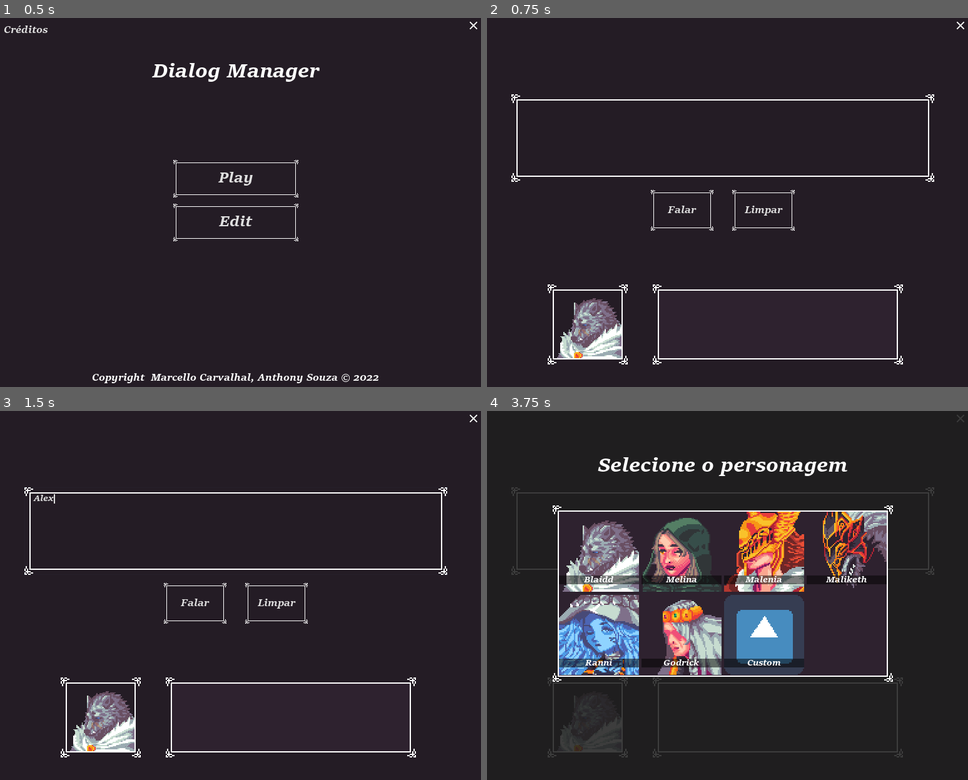
Above: before the commit, frames 1-4 (two rows, left to right).
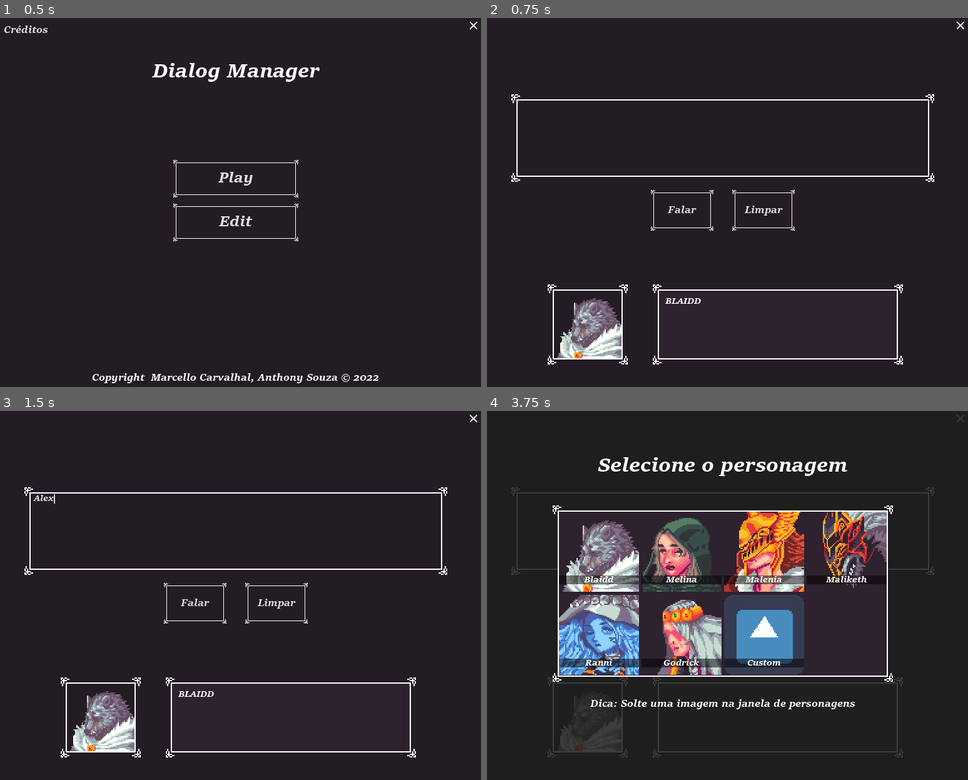
Above: after the commit, the same moments.

Repository: marcelloc97/dialog-manager
Game: Godot game, scene res://src/scenes/main_menu/MainMenu.tscn
Two runs of this game, one before a commit and one after it. Both use one fixed random seed, a clock stepped at 60 frames per second and the inputs below. The engine's default icon, where the game draws it, is replaced by a stand-in: a white triangle on a blue panel in a dark square.
Inputs (mouse positions are in pixels of both pictures, inside the frame that each line leads up to):
- Up to frame 1 (0.5 s): no input
- Up to frame 2 (0.75 s): click "Edit" at 0.5 s
- Up to frame 3 (1.5 s): click (235, 532) at 1.27 s; type "Alex" at 1.35 s
- Up to frame 4 (3.75 s): click "Falar" at 2 s; click "Limpar" at 2.75 s; click (588, 717) at 3.5 s

Frame 1 is identical in both runs. In frame 2, less than 0.1% of the frame differs, in the area x 37-45%, y 75-78%; in frame 3, less than 0.1%; in frame 4, 0.5%, in the area x 21-77%, y 78-81%.

Commit message:
fix: portrait click - char select open delay minimal code clean up

Diff:
--- a/src/objects/ui/buttons/PortraitUI.gd
+++ b/src/objects/ui/buttons/PortraitUI.gd
@@ -8,11 +8,7 @@
 
 
 func _ready():
-	if !clickable:
-		mouse_filter = Control.MOUSE_FILTER_IGNORE
-		disabled = true
-	else:
-		mouse_filter = Control.MOUSE_FILTER_STOP
+	change_state()
 
 
 func set_texture_by_id(id: int):
@@ -23,3 +19,17 @@
 func set_texture(texture: Texture):
 	image.texture = texture
 	emit_signal('texture_changed')
+
+func set_clickable(state: bool):
+	clickable = state
+	change_state()
+
+func change_state():
+	prints('is clickable?', clickable)
+	if !clickable:
+		mouse_filter = Control.MOUSE_FILTER_IGNORE
+		disabled = true
+	else:
+		yield(get_tree().create_timer(0.1), 'timeout')
+		mouse_filter = Control.MOUSE_FILTER_STOP
+		disabled = false
--- a/src/objects/ui/misc/DialogBox.gd
+++ b/src/objects/ui/misc/DialogBox.gd
@@ -15,7 +15,7 @@
 func _ready():
 	yield(owner, 'ready')
 
-	char_name_label.text = ''
+	char_name_label.text = 'Blaidd'
 
 	message_label.bbcode_text = ''
 	message_label.percent_visible = 0
@@ -32,12 +32,7 @@
 
 func set_text(text: String):
 	message_label.percent_visible = 0
-	message_label.bbcode_text = text#"[center]%s[/center]" % text
-
-#	if not _is_active:
-#		_open_dialog()
-#		yield(get_tree().create_timer(transition_duration), 'timeout')
-#		_is_active = true
+	message_label.bbcode_text = text
 
 	_animate_label()
 
@@ -47,11 +42,6 @@
 func clear_and_close():
 	message_label.bbcode_text = ''
 	char_name_label.text = ''
-
-#	if _is_active:
-#		_close_dialog()
-#		yield(get_tree().create_timer(transition_duration), 'timeout')
-#		_is_active = false
 
 func _open_dialog():
 	tween.stop_all()
--- a/src/scenes/Edit.gd
+++ b/src/scenes/Edit.gd
@@ -73,3 +73,5 @@
 		char_select_window.popup()
 	elif char_select_window.visible and !active:
 		char_select_window.visible = false
+
+	portrait.set_clickable(!active)
--- a/src/scenes/Edit.tscn
+++ b/src/scenes/Edit.tscn
@@ -9,6 +9,7 @@
 [ext_resource path="res://src/themes/DefaultTheme.tres" type="Theme" id=7]
 [ext_resource path="res://src/scenes/Edit.gd" type="Script" id=8]
 [ext_resource path="res://src/objects/ui/buttons/OptionsButton.tscn" type="PackedScene" id=9]
+[ext_resource path="res://src/themes/fonts/NormalLabelFont.tres" type="DynamicFont" id=10]
 
 [sub_resource type="InputEventKey" id=18]
 control = true
@@ -138,6 +139,9 @@
 anchor_right = 1.0
 anchor_bottom = 1.0
 custom_styles/panel = SubResource( 17 )
+__meta__ = {
+"_edit_lock_": true
+}
 
 [node name="Title" type="Label" parent="CharacterSelect"]
 anchor_right = 1.0
@@ -147,6 +151,21 @@
 text = "Selecione o personagem"
 align = 1
 valign = 1
+
+[node name="Label" type="Label" parent="CharacterSelect"]
+anchor_left = 0.5
+anchor_top = 1.0
+anchor_right = 0.5
+anchor_bottom = 1.0
+margin_left = -400.0
+margin_top = -159.0
+margin_right = 400.0
+margin_bottom = -88.0
+custom_fonts/font = ExtResource( 10 )
+text = "Dica: Solte uma imagem na janela de personagens"
+align = 1
+valign = 1
+autowrap = true
 
 [node name="Window" parent="CharacterSelect" instance=ExtResource( 5 )]
 unique_name_in_owner = true
Not shown: 1 places in src/scenes/Edit.tscn that only renumber resources
